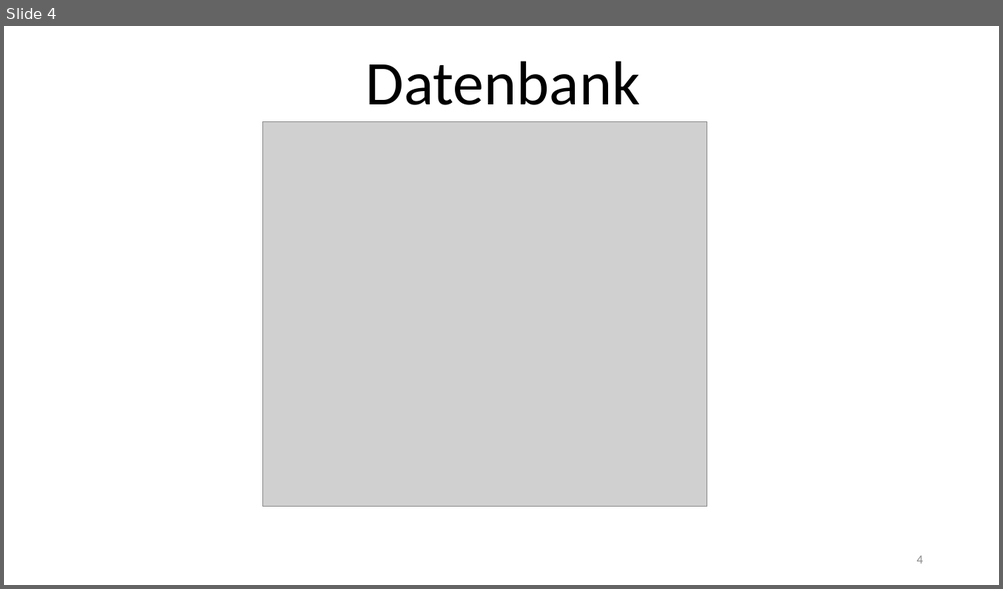
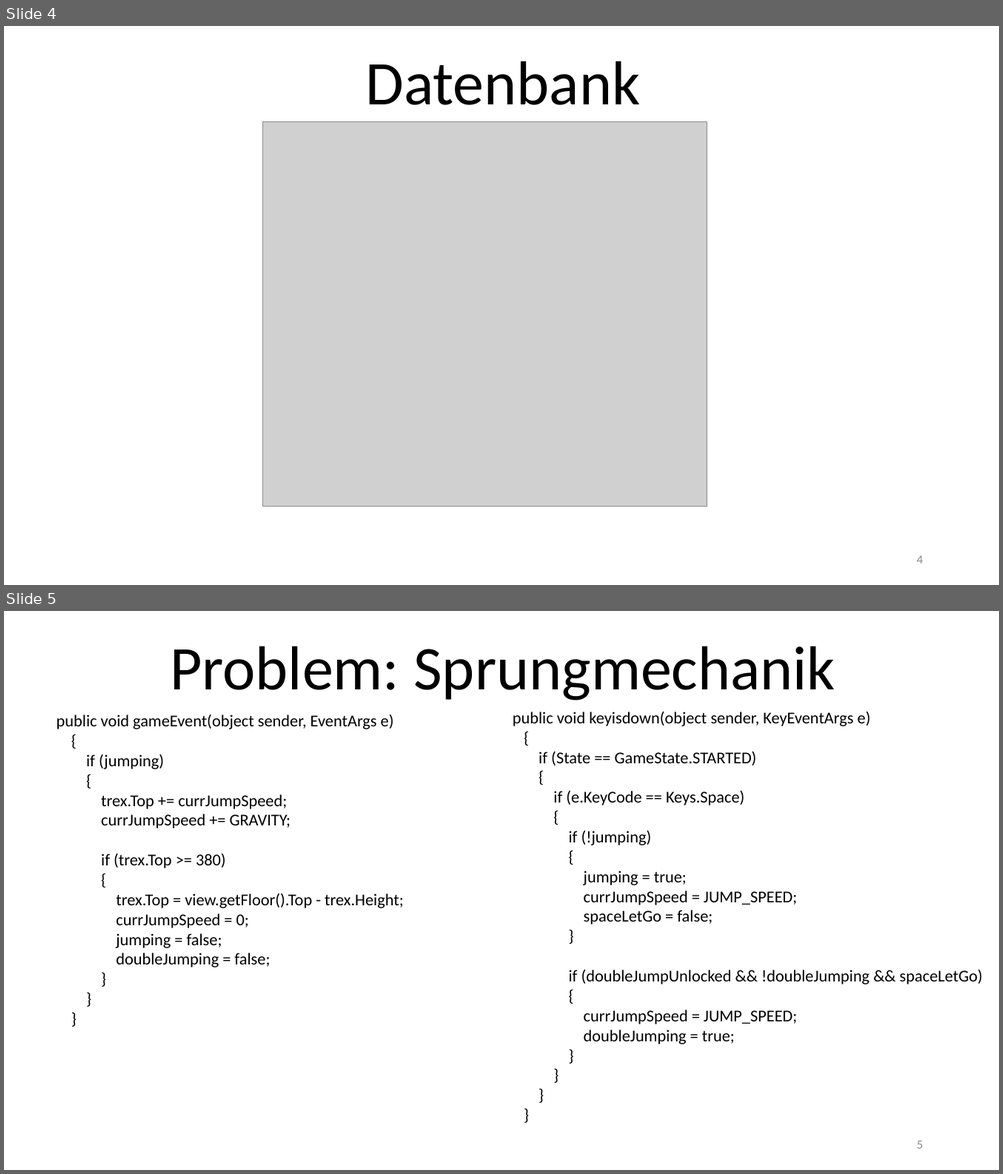
Before and after one commit to TobiasDrees/TrexSideScroller, a slide deck: Präsentation/Sidescroller.pptx. Shown one above the other, each under a label of ours: slide 4 before the commit, slides 4 and 5 after it. The pictures are 1003x589 and 1003x1174 pixels, drawn with LibreOffice and Linux fonts; fonts in the diff are those of the drawing; grey boxes stand for pictures; background and template pictures are left out. Boxes give left, top, right and bottom in pixels: in the first picture for what was removed or moved away, otherwise in the second. Text is boxed around its words. In the diff, an @@ line names an element or a change of style, - is before the commit and + after.

```diff
--- a/Präsentation/Sidescroller.pptx
+++ b/Präsentation/Sidescroller.pptx
@@ slide 5 added at bbox=[4, 611, 999, 1170], background picture (left out) @@
@@ title added at bbox=[170, 646, 835, 701], 60 pt, text #000000 @@
+Problem: Sprungmechanik
@@ text added at bbox=[57, 715, 404, 968], 16 pt, text #000000 @@
+public void gameEvent(object sender, EventArgs e)
+{
+if (jumping)
+{
+trex.Top += currJumpSpeed;
+currJumpSpeed += GRAVITY;
+if (trex.Top >= 380)
+{
+trex.Top = view.getFloor().Top - trex.Height;
+currJumpSpeed = 0;
+jumping = false;
+doubleJumping = false;
+}
+}
+}
@@ text added at bbox=[512, 712, 982, 1045], 16 pt, text #000000 @@
+public void keyisdown(object sender, KeyEventArgs e)
+{
+if (State == GameState.STARTED)
+{
+if (e.KeyCode == Keys.Space)
+{
+if (!jumping)
+{
+jumping = true;
+currJumpSpeed = JUMP_SPEED;
+spaceLetGo = false;
+}
+if (doubleJumpUnlocked && !doubleJumping && spaceLetGo)
+{
+currJumpSpeed = JUMP_SPEED;
+doubleJumping = true;
+}
+}
+}
+}
@@ page number added at bbox=[916, 1141, 922, 1149], 12 pt, text #8C8C8C @@
+5
```
Also in this commit, not shown: 1 slide changed, 2 other slides added, 1 slide removed.
